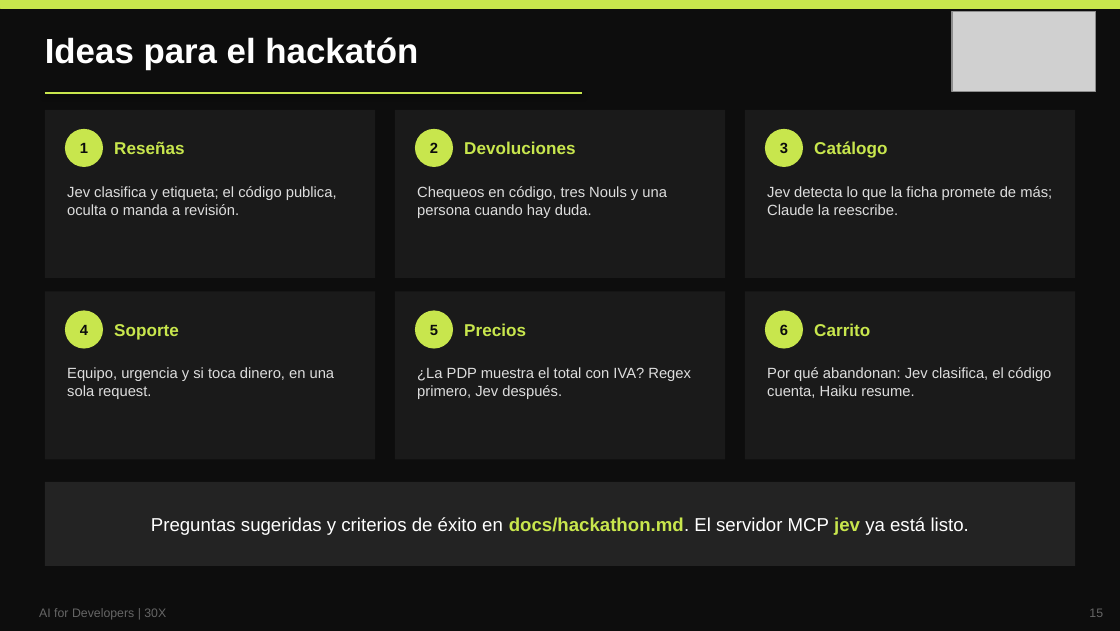
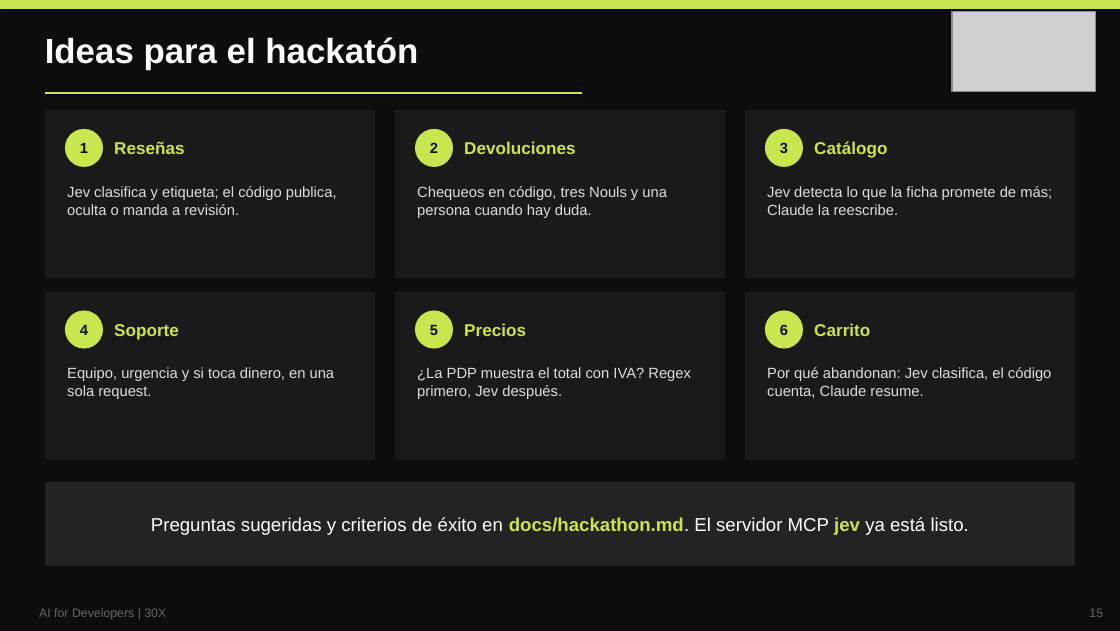
Before and after one commit to arlequine/jev-pdp-flow, a slide deck: slide 15 of docs/slides/charla-jev.pptx. Drawn at 1120x631 pixels with LibreOffice and Linux fonts; fonts in the diff are those of the drawing; grey boxes stand for pictures. Boxes give left, top, right and bottom in pixels: in the first picture for what was removed or moved away, otherwise in the second. Text is boxed around its words. In the diff, an @@ line names an element or a change of style, - is before the commit and + after.

```diff
--- a/docs/slides/charla-jev.pptx
+++ b/docs/slides/charla-jev.pptx
@@ text at [767,367,1051,398]: text changed @@
-Por qué abandonan: Jev clasifica, el código cuenta, Haiku resume.
+Por qué abandonan: Jev clasifica, el código cuenta, Claude resume.
```
Also in this commit, not shown: 4 other slides changed, 41 other files.
